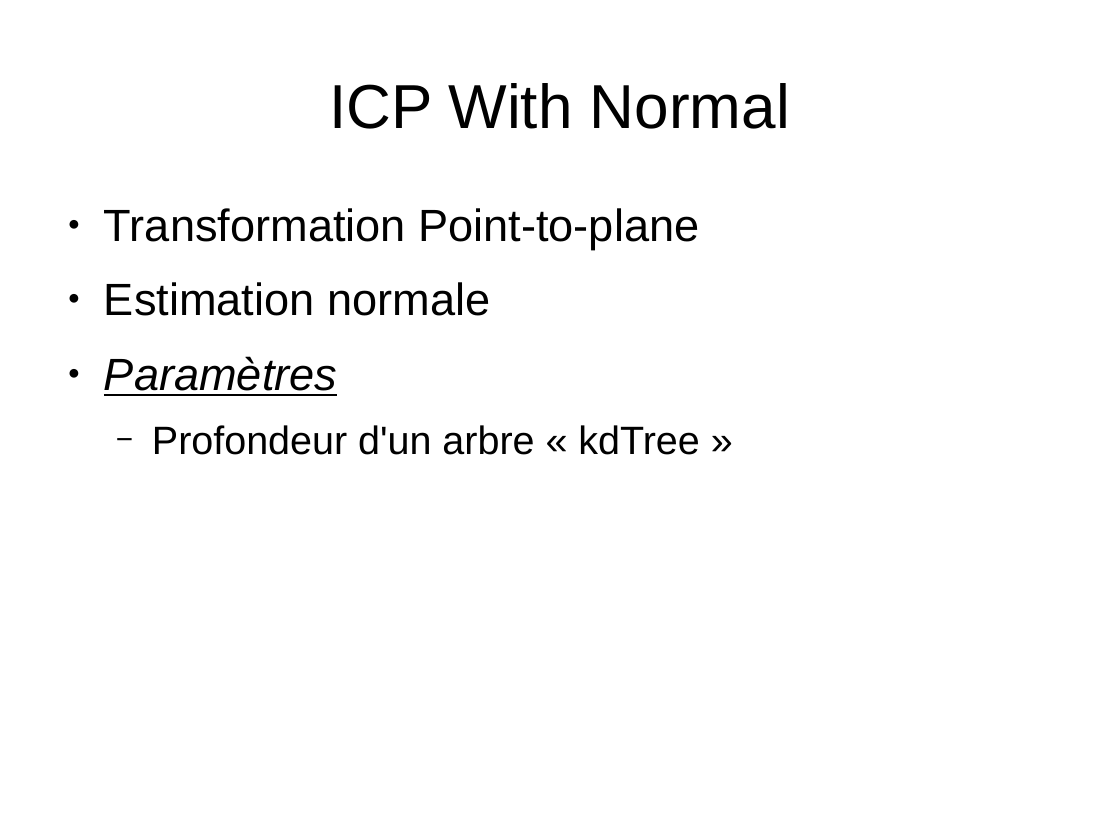
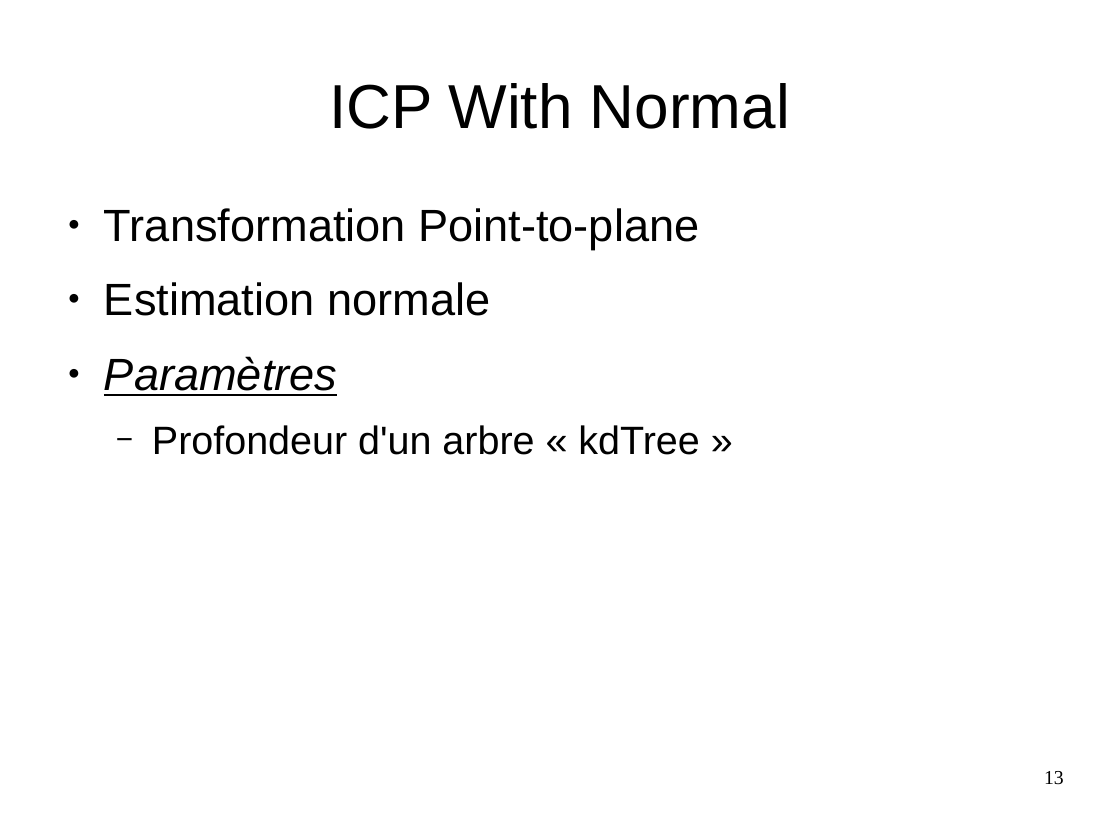
Before and after one commit to MABILYJohan/TER_Recalage_multi_points, a slide deck: slide 13 of Rapports et diapos/Diapositive_TER.odp. Drawn at 1120x840 pixels with LibreOffice and Linux fonts; fonts in the diff are those of the drawing; background and template pictures are left out. Boxes give left, top, right and bottom in pixels: in the first picture for what was removed or moved away, otherwise in the second. Text is boxed around its words. In the diff, an @@ line names an element or a change of style, - is before the commit and + after.

```diff
--- a/Rapports et diapos/Diapositive_TER.odp
+++ b/Rapports et diapos/Diapositive_TER.odp
@@ page number added at [1044,771,1064,785], 14 pt, text #000000 @@
+13
```
Also in this commit, not shown: 12 other slides changed.
